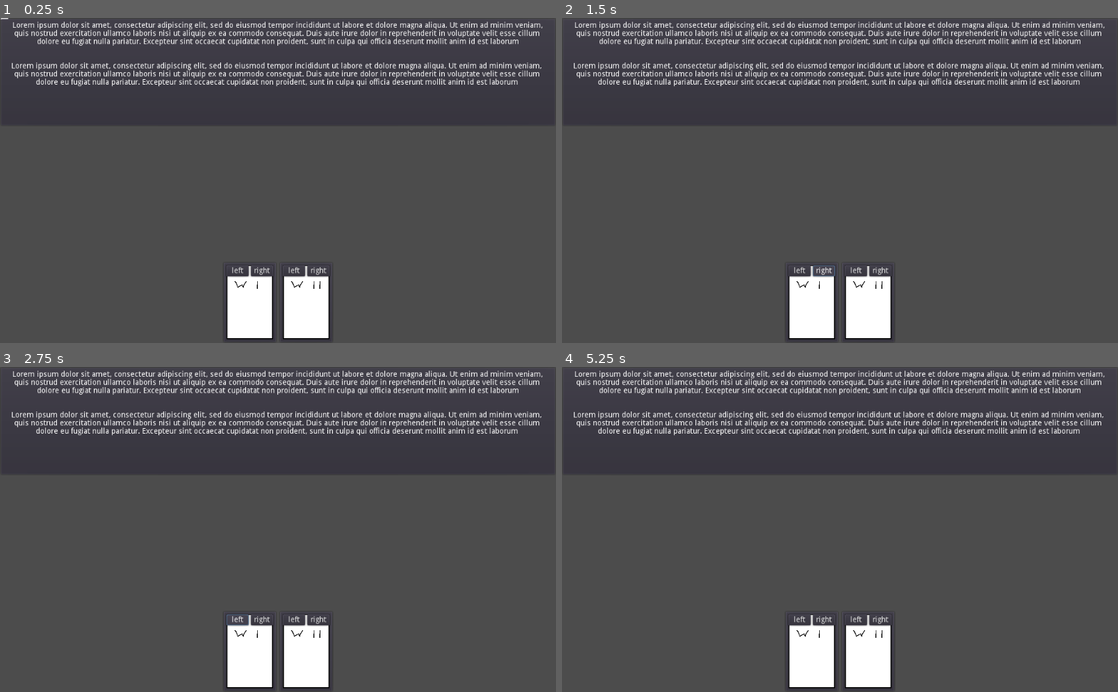
Above: before the commit, frames 1-4 (two rows, left to right).
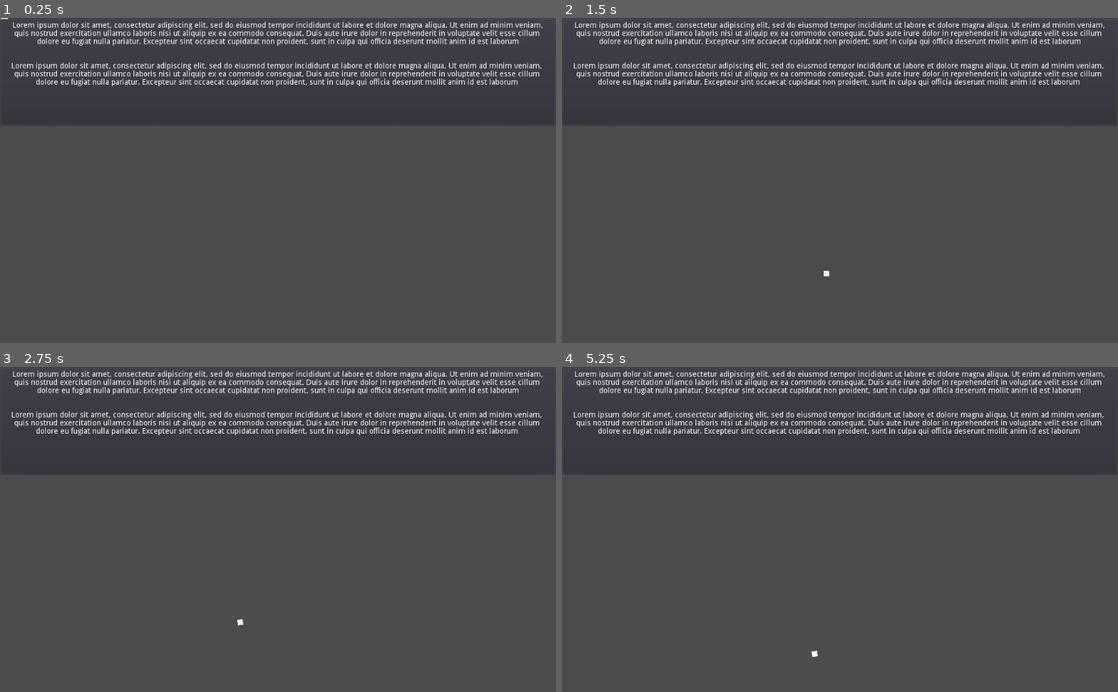
Above: after the commit, the same moments.

Repository: AngelOnFira/ggj-2022
Game: Godot game, scene res://Main.tscn
Same seed, same stepped clock (60 frames per second), same inputs: the game is played once before the commit and once after it. The engine's default icon, where the game draws it, is replaced by a stand-in: a white triangle on a blue panel in a dark square.
Inputs (mouse positions are in pixels of both pictures, inside the frame that each line leads up to):
- Up to frame 1 (0.25 s): no input
- Up to frame 2 (1.5 s): click (801, 271) at 0.5 s, where only the run before the commit has a clickable "left"; click (823, 271) at 1.25 s, where only the run before the commit has a clickable "right"
- Up to frame 3 (2.75 s): click (239, 620) at 2 s, where only the run before the commit has a clickable "left"
- Up to frame 4 (5.25 s): click (823, 620) at 2.75 s, where only the run before the commit has a clickable "right"; click (801, 620) at 3.5 s, where only the run before the commit has a clickable "left"; click (823, 620) at 4.25 s, where only the run before the commit has a clickable "right"; tap Enter at 5 s; move the mouse to (812, 653) at 5.02 s; click (812, 653) at 5.1 s

The runs differ from the first frame. In frame 1, 3.4% of the frame differs, in the area x 40-60%, y 75-99%; in frame 2, 3.5%; in frame 3, 3.5%; in frame 4, 3.4%.
Error before the commit: Parse Error: Can't preload resource at path: res://Card.tsn (res://master.gd:3)

Commit message:
Fixed Bug
- miss spelled

Diff:
--- a/master.gd
+++ b/master.gd
@@ -1,6 +1,6 @@
 extends Control
 
-var PlayerCard = preload("res://Card.tsn")
+var PlayerCard = preload("res://Card.tscn")
 var CardContainerPath = NodePath("PlayerCards/HBoxContainer")
 var current_page
 
